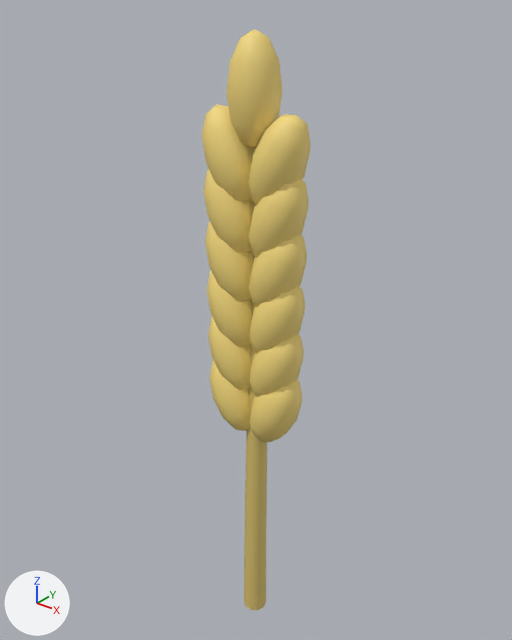
Renders of the FBX model assets/models/tools/SunGrain.fbx from each side of a commit.
One viewpoint serves both versions: a 50 mm camera at (1.023, -1.275, 1.78) aimed at (-0.034, 0.048, 0.96). Every picture has the same lights, and +X, +Y and +Z are marked at lower left. The first picture is the older version. Where no turn or scale is listed for an object, it has been applied to the vertices.

Names of what the first picture shows: 'Body', 'Body.001', 'Body.002', 'Body.003', 'Body.004', 'Body.005', 'Body.006', 'Body.007', 'Body.008', 'Body.009', 'Body.010', 'Body.011', 'Handle', 'Stem'.
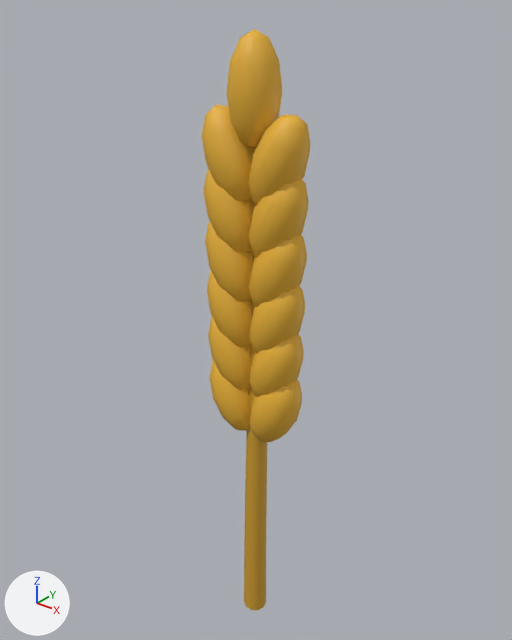
Where the change shows, as pixel boxes (x1, y1, x2, y2) in the pictures (512 x 640 px):
'Body.011', recoloured
    both: (227, 29, 282, 149)
'Stem', recoloured (yellow to orange)
    both: (244, 203, 267, 610)
'Body.010', recoloured
    both: (248, 114, 310, 205)
'Body.009', recoloured
    both: (202, 104, 255, 201)
'Body.008', recoloured
    both: (249, 180, 309, 258)
'Body.006', recoloured
    both: (249, 235, 307, 308)
'Body.004', recoloured
    both: (249, 286, 305, 354)
'Body.007', recoloured
    both: (203, 169, 254, 253)
'Body.002', recoloured
    both: (249, 334, 304, 398)
'Handle', recoloured
    both: (250, 379, 302, 442)
'Body.005', recoloured
    both: (205, 221, 253, 301)
'Body.003', recoloured
    both: (207, 271, 252, 347)
'Body.001', recoloured (darker)
    both: (208, 317, 252, 390)
'Body', recoloured
    both: (210, 360, 251, 431)

Edits to the bpy script that builds the scene:
```text
Change mat_body:
    mat_body.base_color: (0.91, 0.698, 0.204) -> (0.807, 0.445, 0.0343)  # yellow #f5da7d -> yellow #e8b234
Change mat_stem:
    mat_stem.base_color: (0.71, 0.544, 0.159) -> (0.629, 0.347, 0.0268)  # yellow #dbc36f -> orange #d09f2e
```
